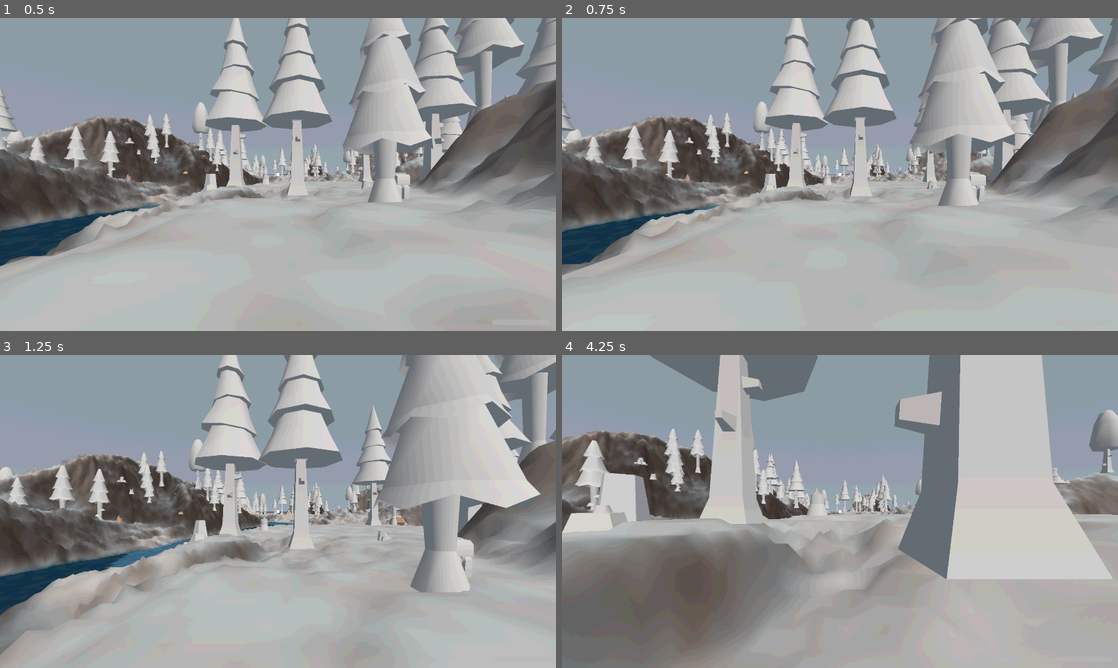
Above: before the commit, frames 1-4 (two rows, left to right).
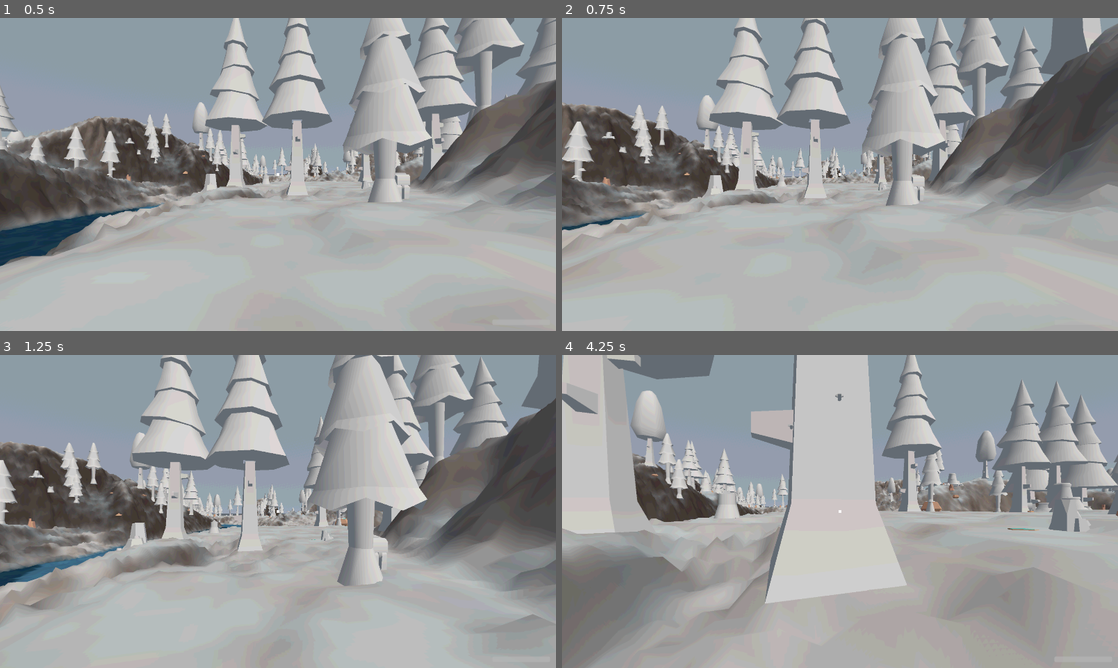
Above: after the commit, the same moments.

Repository: StevenGann/BiologyGame
Game: Godot game, scene res://main.tscn
Two runs of this game, one before a commit and one after it. Both use one fixed random seed, a clock stepped at 60 frames per second and the inputs below.
Inputs (mouse positions are in pixels of both pictures, inside the frame that each line leads up to):
- Up to frame 1 (0.5 s): no input
- Up to frame 2 (0.75 s): move the mouse to (867, 174) at 0.52 s; press the mouse at (867, 174) at 0.53 s; hold W (move_forward) from 0.53 s (still down)
- Up to frame 3 (1.25 s): keep holding W (move_forward); tap Space (jump) at 0.77 s
- Up to frame 4 (4.25 s): keep holding W (move_forward); move the mouse to (812, 511) at 1.27 s; release the mouse at (812, 511) at 1.28 s; click (812, 511) at 1.35 s; tap Space (jump) at 1.52, 3.02, 3.77 s; move the mouse to (851, 505) at 2.02 s; press the mouse at (851, 505) at 2.03 s; move the mouse to (834, 517) at 2.77 s; release the mouse at (834, 517) at 2.78 s; click (834, 517) at 2.85 s; move the mouse to (878, 514) at 3.52 s; press the mouse at (878, 514) at 3.53 s

Frame 1 is identical in both runs. In frame 2, 41% of the frame differs, in the area x 0-100%, y 0-83%; in frame 3, 52%; in frame 4, 67%, in the area x 0-100%, y 0-100%.

Commit message:
Fixed viewport

Diff:
--- a/src/scripts/game/main.gd
+++ b/src/scripts/game/main.gd
@@ -9,6 +9,13 @@
 	_setup_posterize()
 	_update_viewport_size()
 	get_viewport().size_changed.connect(_update_viewport_size)
+
+
+func _input(event: InputEvent) -> void:
+	# Forward input to the SubViewport so the Player (and other game nodes) receive it.
+	var viewport := get_node_or_null("GameViewport") as SubViewport
+	if viewport:
+		viewport.push_input(event)
 
 
 func _setup_posterize() -> void:
Not shown, added: src/shaders/posterize.gdshader.uid
Not shown, changed: README.md
